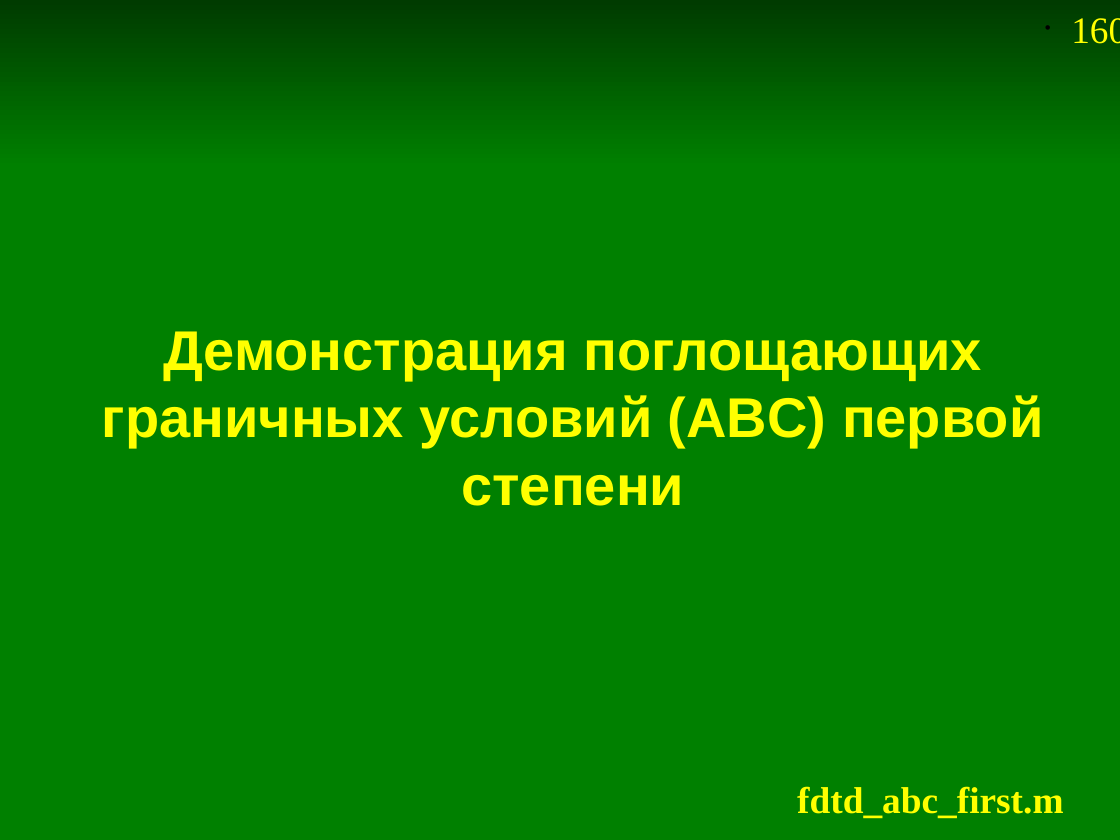
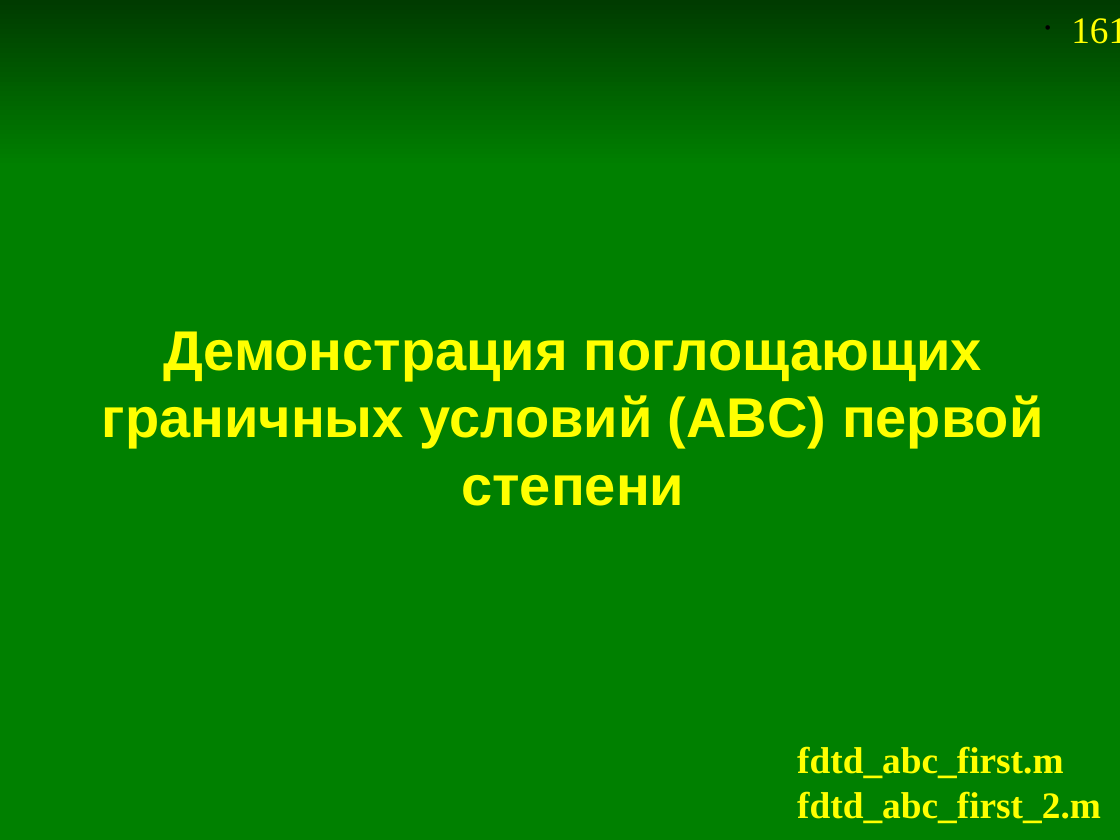
Before and after one commit to andris0147sv/modelling, a slide deck: slide 161 of presentations/2. FDTD.odp (slide 160 before the commit). Drawn at 1120x840 pixels with LibreOffice and Linux fonts; fonts in the diff are those of the drawing. Boxes give left, top, right and bottom in pixels: in the first picture for what was removed or moved away, otherwise in the second. Text is boxed around its words. In the diff, an @@ line names an element or a change of style, - is before the commit and + after.

```diff
--- a/presentations/2. FDTD.odp
+++ b/presentations/2. FDTD.odp
@@ page number at bbox=[1071, 18, 1120, 44]: text changed @@
-• 160
+• 161
@@ text "fdtd_abc_first.m": place and size @@
-text "fdtd_abc_first.m" at bbox=[797, 786, 1063, 819]
+text "fdtd_abc_first.m" at bbox=[797, 746, 1101, 824]
@@ text at bbox=[797, 791, 1101, 824]: paragraph added @@
+fdtd_abc_first_2.m
```
Also in this commit, not shown: 1 other slide changed, 1 slide added, 4 other files.
